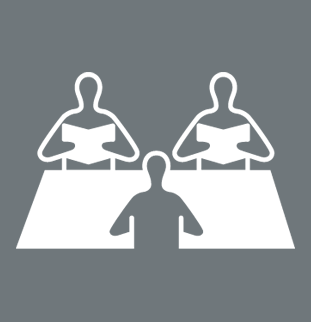
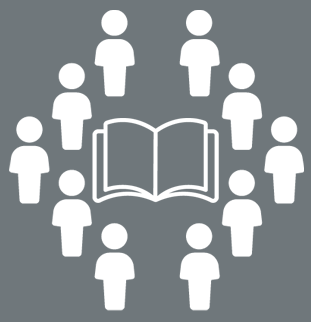
Layers edited between the first and the second 311px x 322px image:
added layer "Layer 5" above "Layer 4" over [92,118,219,203]
added layer "Layer 4" above "Layer 3" over [9,10,304,311]
hid "Layer 2" over [16,72,295,249]
